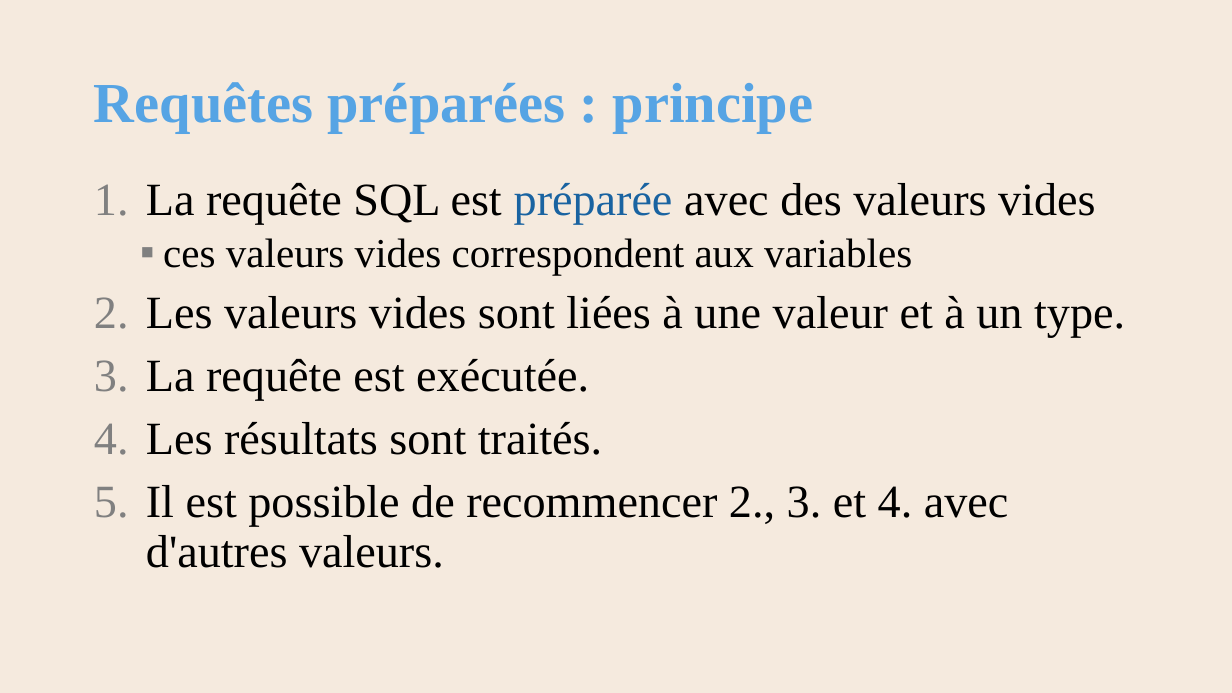
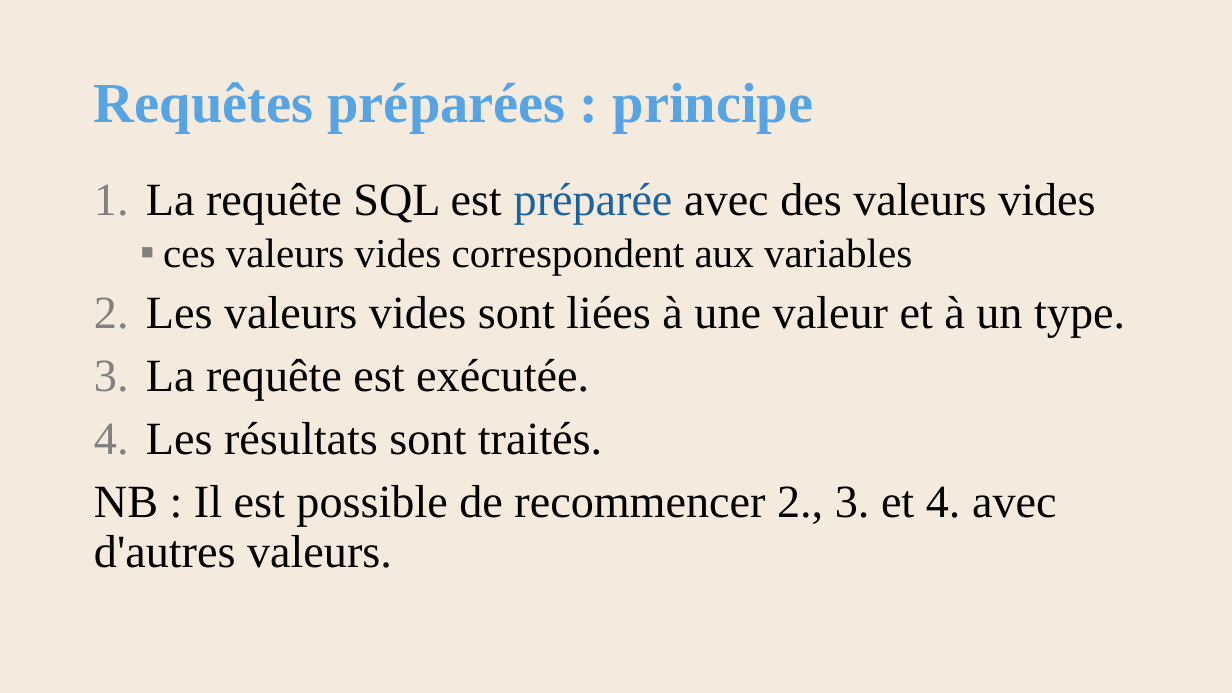
Before and after one commit to AlainWafflard/4IPW3, a slide deck: slide 29 of syllabus/24_intégration_SQL/syllabus_24_sql.pptx (slide 30 before the commit). Drawn at 1232x693 pixels with LibreOffice and Linux fonts; fonts in the diff are those of the drawing; background and template pictures are left out. Boxes give left, top, right and bottom in pixels: in the first picture for what was removed or moved away, otherwise in the second. Text is boxed around its words. In the diff, an @@ line names an element or a change of style, - is before the commit and + after.

```diff
--- a/syllabus/24_intégration_SQL/syllabus_24_sql.pptx
+++ b/syllabus/24_intégration_SQL/syllabus_24_sql.pptx
@@ text at (94, 485, 1056, 568): text changed @@
-5. Il est possible de recommencer 2., 3. et 4. avec d'autres valeurs.
+NB : Il est possible de recommencer 2., 3. et 4. avec d'autres valeurs.
```
Also in this commit, not shown: 9 other slides changed, 1 slide added, 2 slides removed, 5 other files.
